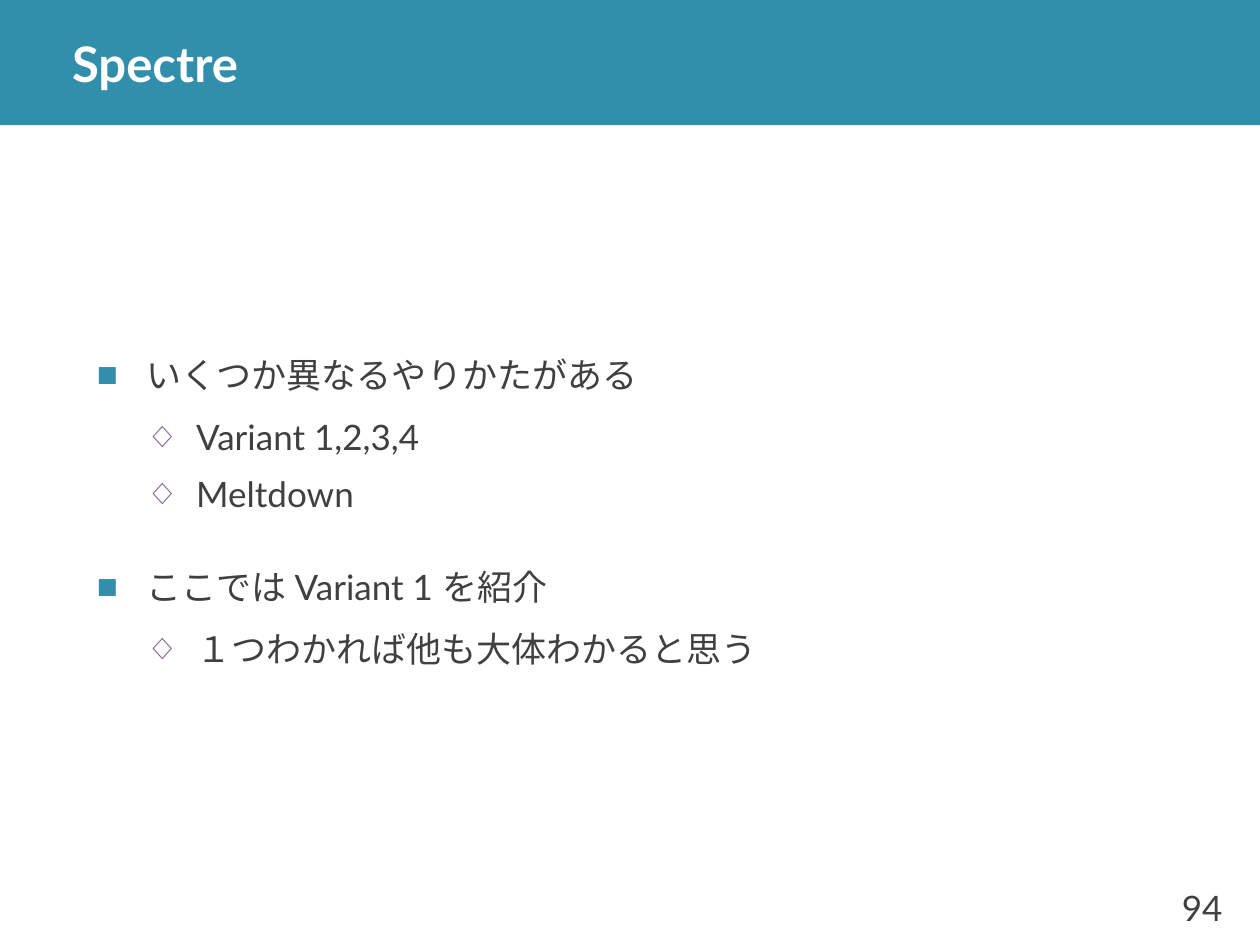
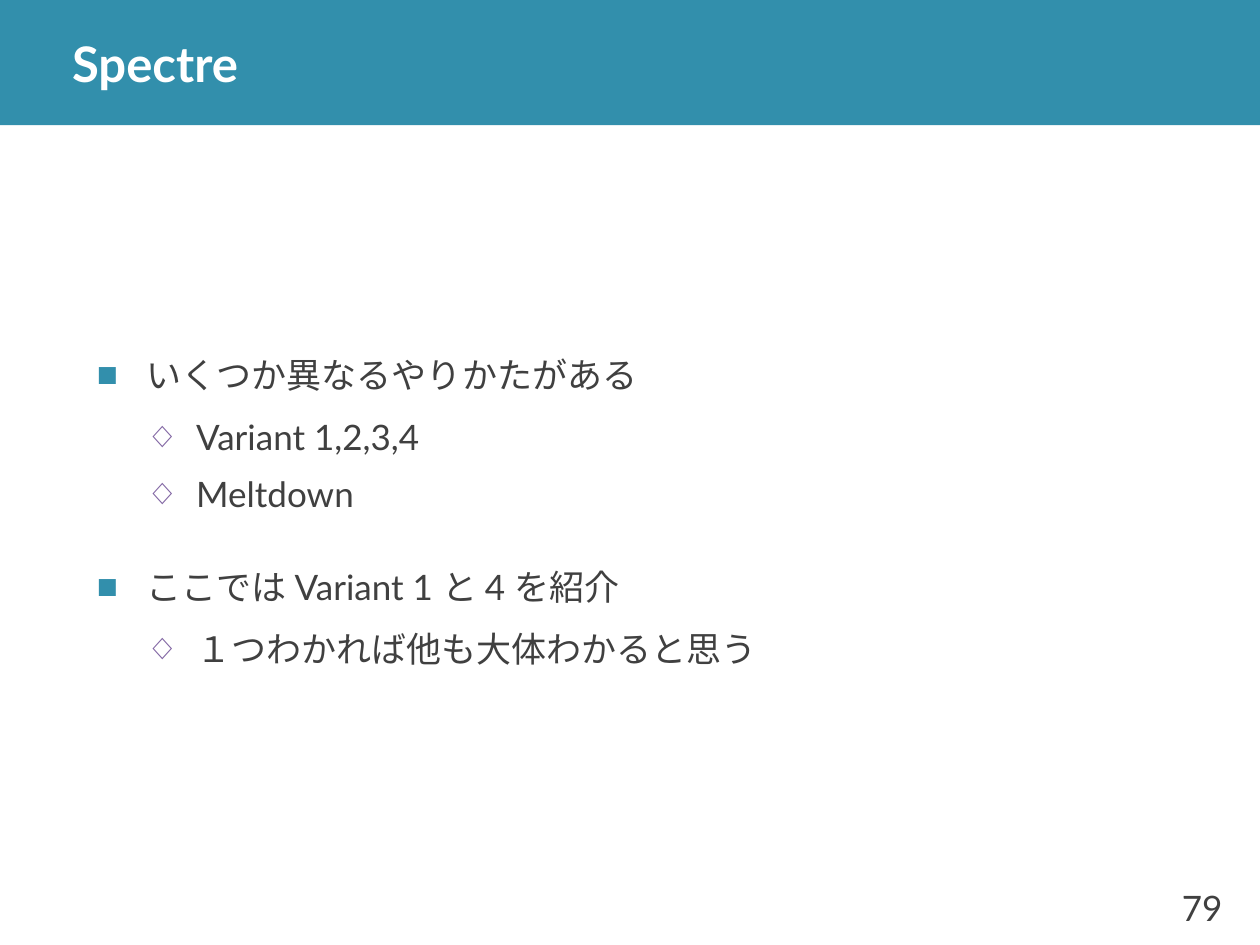
Before and after one commit to shioyadan/advanced-computer-organization, a slide deck: slide 79 of aco-shioya-13.pptx (slide 94 before the commit). Drawn at 1260x945 pixels with LibreOffice and Linux fonts; fonts in the diff are those of the drawing. Boxes give left, top, right and bottom in pixels: in the first picture for what was removed or moved away, otherwise in the second. Text is boxed around its words. In the diff, an @@ line names an element or a change of style, - is before the commit and + after.

```diff
--- a/aco-shioya-13.pptx
+++ b/aco-shioya-13.pptx
@@ text at <box>147,570,619,603</box>: text changed @@
-■ ここでは Variant 1 を紹介
+■ ここでは Variant 1 と 4 を紹介
@@ page number at <box>1182,895,1223,921</box>: text changed @@
-94
+79
```
Also in this commit, not shown: 7 other slides changed, 8 slides added, 14 slides removed, 1 other file.
